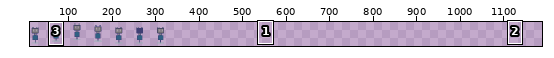
One commit to this sprite sheet: Assets/player.png. Above, an overview of the earlier version with the close-up marked.
Close-up. Earlier state:
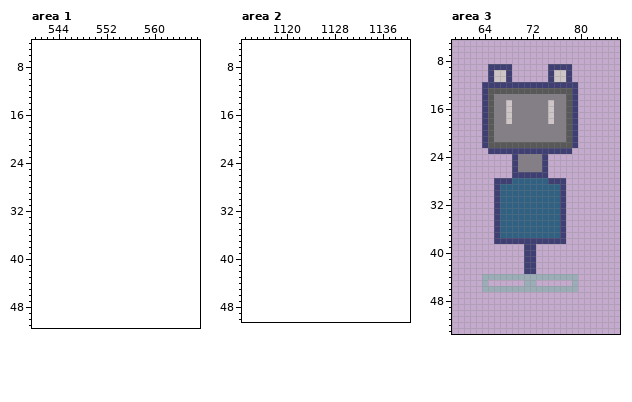
The file is 336x64 pixels. Shown: area 1: x 540..567, y 4..51; area 2: x 1113..1140, y 4..50; area 3: x 59..86, y 5..53. The old version is drawn lined up with the new one, on the new canvas. The wide view leaves out empty margins. The commit also changed other parts of the picture, which this record leaves out.
And afterwards:
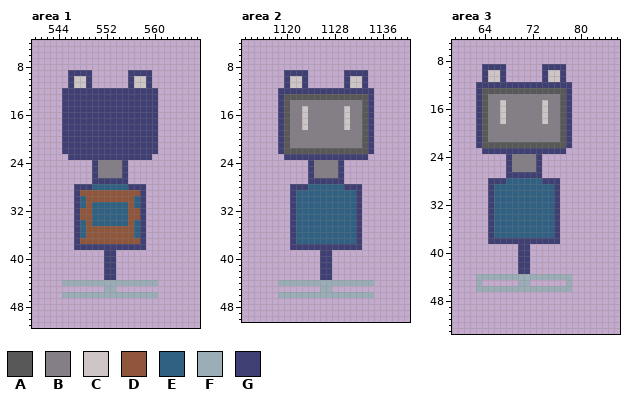
Palette (. is transparent): A #585858  B #847e87  C #cec6c6  D #8f563b  E #306082  F #9badb7  G #3f3f74
Change:
canvas 336x64 -> 1200x64
Changed rows in their new state; - is an unchanged pixel.
Area 1:
first column x 545:
 9 -GGGG------GGGG-
10 -GCCG------GCCG-
11 -GCCG------GCCG-
12 GGGGGGGGGGGGGGGG
13 GGGGGGGGGGGGGGGG
14 GGGGGGGGGGGGGGGG
15 GGGGGGGGGGGGGGGG
16 GGGGGGGGGGGGGGGG
17 GGGGGGGGGGGGGGGG
18 GGGGGGGGGGGGGGGG
19 GGGGGGGGGGGGGGGG
20 GGGGGGGGGGGGGGGG
21 GGGGGGGGGGGGGGGG
22 GGGGGGGGGGGGGGGG
23 -GGGGGGGGGGGGGG-
24 -----GBBBBG-----
25 -----GBBBBG-----
26 -----GBBBBG-----
27 -----GGGGGG-----
28 --GGGEEEEEEGGG--
29 --GDDDDDDDDDDG--
30 --GEDDDDDDDDEG--
31 --GEDEEEEEEDEG--
32 --GDDEEEEEEDDG--
33 --GDDEEEEEEDDG--
34 --GEDEEEEEEDEG--
35 --GEDDDDDDDDEG--
36 --GEDDDDDDDDEG--
37 --GDDDDDDDDDDG--
38 --GGGGGGGGGGGG--
39 -------GG-------
40 -------GG-------
41 -------GG-------
42 -------GG-------
43 -------GG-------
44 FFFFFFFFFFFFFFFF
45 -------FF-------
46 FFFFFFFFFFFFFFFF
Area 2:
first column x 1119:
 9 -GGGG------GGGG-
10 -GCCG------GCCG-
11 -GCCG------GCCG-
12 GGGGGGGGGGGGGGGG
13 GAAAAAAAAAAAAAAG
14 GABBBBBBBBBBBBAG
15 GABBCBBBBBBCBBAG
16 GABBCBBBBBBCBBAG
17 GABBCBBBBBBCBBAG
18 GABBCBBBBBBCBBAG
19 GABBBBBBBBBBBBAG
20 GABBBBBBBBBBBBAG
21 GABBBBBBBBBBBBAG
22 GAAAAAAAAAAAAAAG
23 -GGGGGGGGGGGGGG-
24 -----GBBBBG-----
25 -----GBBBBG-----
26 -----GBBBBG-----
27 -----GGGGGG-----
28 --GGGEEEEEEGGG--
29 --GEEEEEEEEEEG--
30 --GEEEEEEEEEEG--
31 --GEEEEEEEEEEG--
32 --GEEEEEEEEEEG--
33 --GEEEEEEEEEEG--
34 --GEEEEEEEEEEG--
35 --GEEEEEEEEEEG--
36 --GEEEEEEEEEEG--
37 --GEEEEEEEEEEG--
38 --GGGGGGGGGGGG--
39 -------GG-------
40 -------GG-------
41 -------GG-------
42 -------GG-------
43 -------GG-------
44 FFFFFFFFFFFFFFFF
45 -------FF-------
46 FFFFFFFFFFFFFFFF
Area 3:
first column x 63:
 9 -G---.-----G---.-
10 -GC-G.-----GC-G.-
11 -GC-G.-----GC-G.-
12 G---------------.
13 GA-------------G.
14 GAB-----------AG.
15 GAB-CB-----CB-AG.
16 GAB-CB-----CB-AG.
17 GAB-CB-----CB-AG.
18 GAB-CB-----CB-AG.
19 GAB-----------AG.
20 GAB-----------AG.
21 GAB-----------AG.
22 GA-------------G.
23 -G-------------.-
24 -----GB---G.-----
25 -----GB---G.-----
26 -----GB---G.-----
27 -----G-----.-----
28 --G--E-----G--.--
29 --GE---------G.--
30 --GE---------G.--
31 --GE---------G.--
32 --GE---------G.--
33 --GE---------G.--
34 --GE---------G.--
35 --GE---------G.--
36 --GE---------G.--
37 --GE---------G.--
38 --G-----------.--
39 -------G-.-------
40 -------G-.-------
41 -------G-.-------
42 -------G-.-------
43 -------G-.-------
44 F---------------.
45 F.-----F-.-----F.
46 F---------------.
Pixel boxes of the changes (left, top, right, bottom) in both close-ups:
added: (62, 70, 158, 298)
added: (278, 70, 374, 298)
changed: (476, 64, 578, 292)
